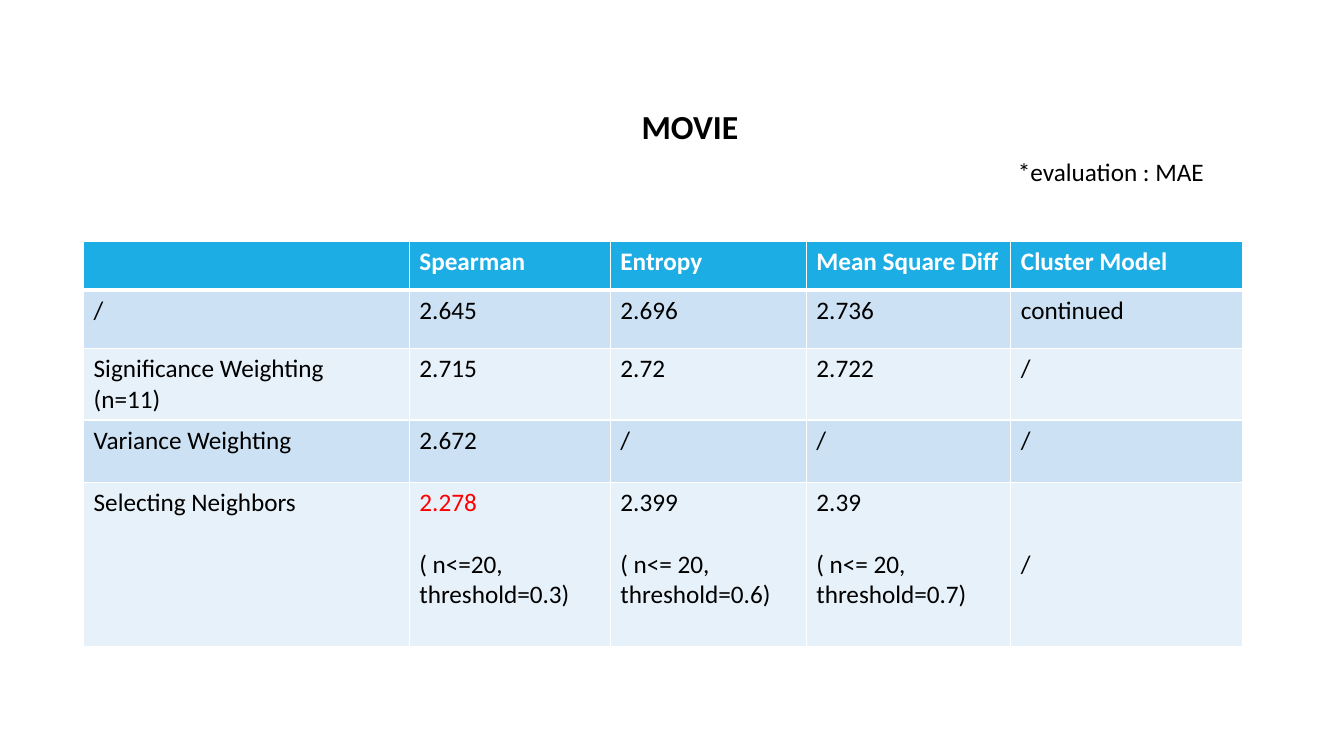
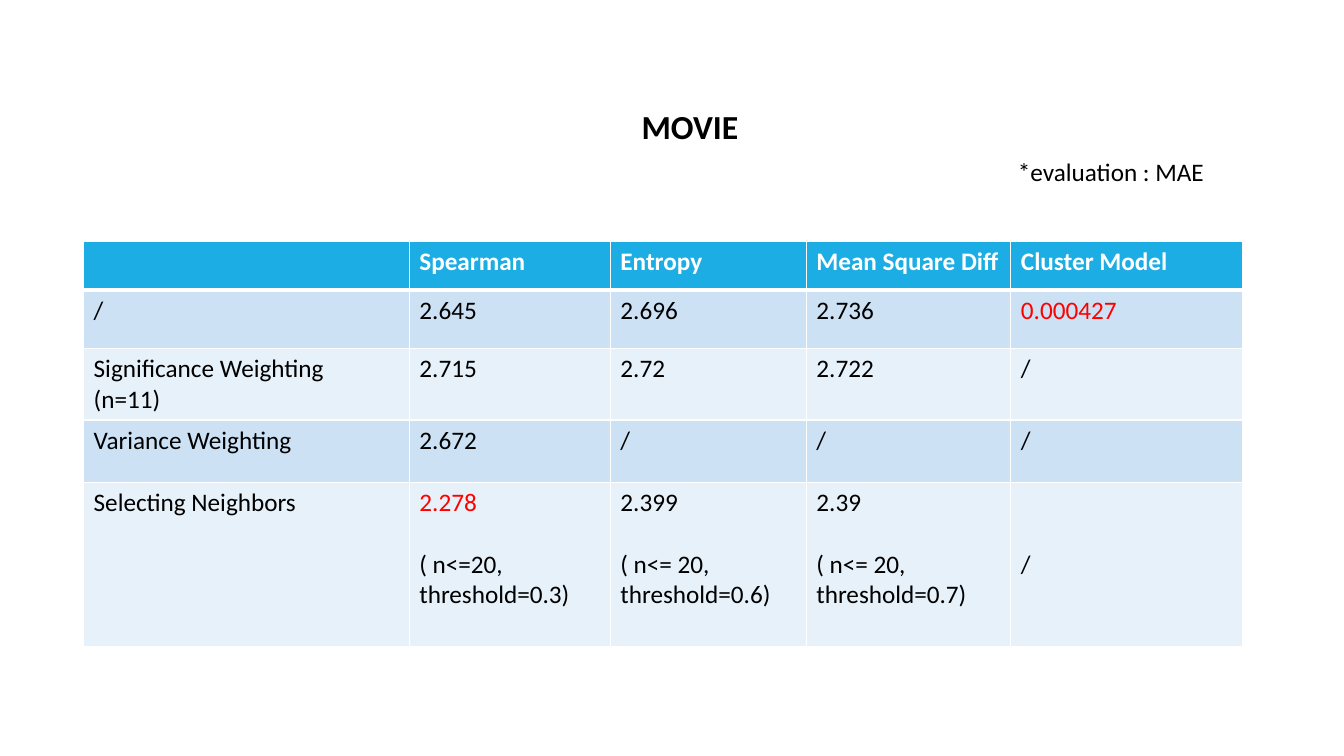
Before and after one commit to TZstatsADS/Fall2017-project4-grp8, a slide deck: slide 8 of doc/proj4-grp8.pptx. Drawn at 1344x756 pixels with LibreOffice and Linux fonts; fonts in the diff are those of the drawing. Boxes give left, top, right and bottom in pixels: in the first picture for what was removed or moved away, otherwise in the second. Text is boxed around its words. In the diff, an @@ line names an element or a change of style, - is before the commit and + after.

```diff
--- a/doc/proj4-grp8.pptx
+++ b/doc/proj4-grp8.pptx
@@ table at box(84, 241, 1242, 642) @@
-row 2, column 5: continued
+row 2, column 5: 0.000427
```
Also in this commit, not shown: 2 other slides changed.
